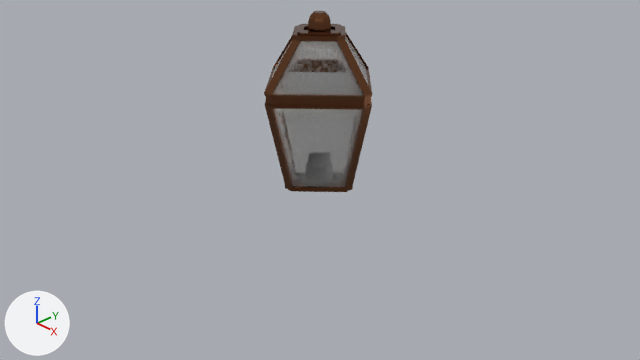
One commit to the Blender file _3dObjects/Lantern02.blend: the scene before it, then after it.
Before and after are seen from the file's camera 'Camera'. Arrows for +X, +Y and +Z are at lower left; the lights stay in place.

Names of what the first picture shows: 'Lantern Cage', 'Lantern Glass'.
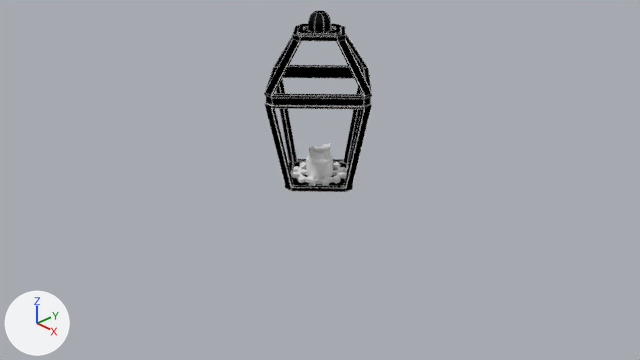
Patch to the scene script:
```diff
--- a/_3dObjects/Lantern02.blend.py
+++ b/_3dObjects/Lantern02.blend.py
@@ img_roughness_2k__sgzpcacc_jpg @@
+img_roughness_2k__sgzpcacc_jpg = load_image('Roughness_2K__sgzpcacc.jpg', '../_textures/Quixel_Textures/Scratched Painted Metal_sgzpcacc/Roughness_2K__sgzpcacc.jpg', 2048, 2048, 'Non-Color')
@@ mat_copper @@
 mat_copper = bpy.data.materials.new('Copper')
-# nodes: BsdfPrincipled, OutputMaterial
-# colours: brown #794d33
+# nodes: Bevel x2, MapRange, Mapping, Mix, OutputMaterial, RGBToBW, TexCoord, TexImage, Value
+# uses the picture img_roughness_2k__sgzpcacc_jpg
@@ ob_lantern_glass @@
 ob_lantern_glass.rotation_euler = (0.0, 0.0, 0.785)  # degrees (0, 0, 45)
+ob_lantern_glass.hide_set(True)
```

Pixel boxes (x1, y1, x2, y2) of what changed, in the pictures (640 x 360 px):
'Lantern Glass', hidden
    before: (272, 37, 368, 187)
'Lantern Cage', surface changed (brown to grey)
    both: (264, 11, 372, 192)
